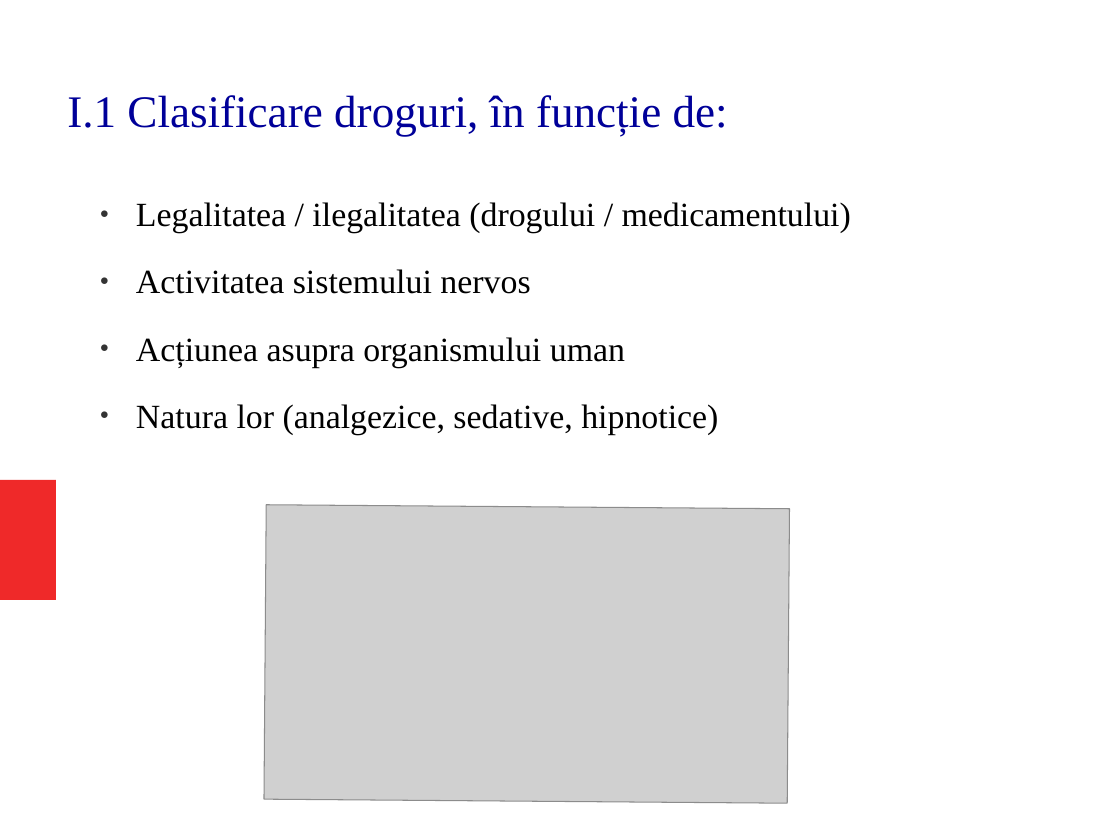
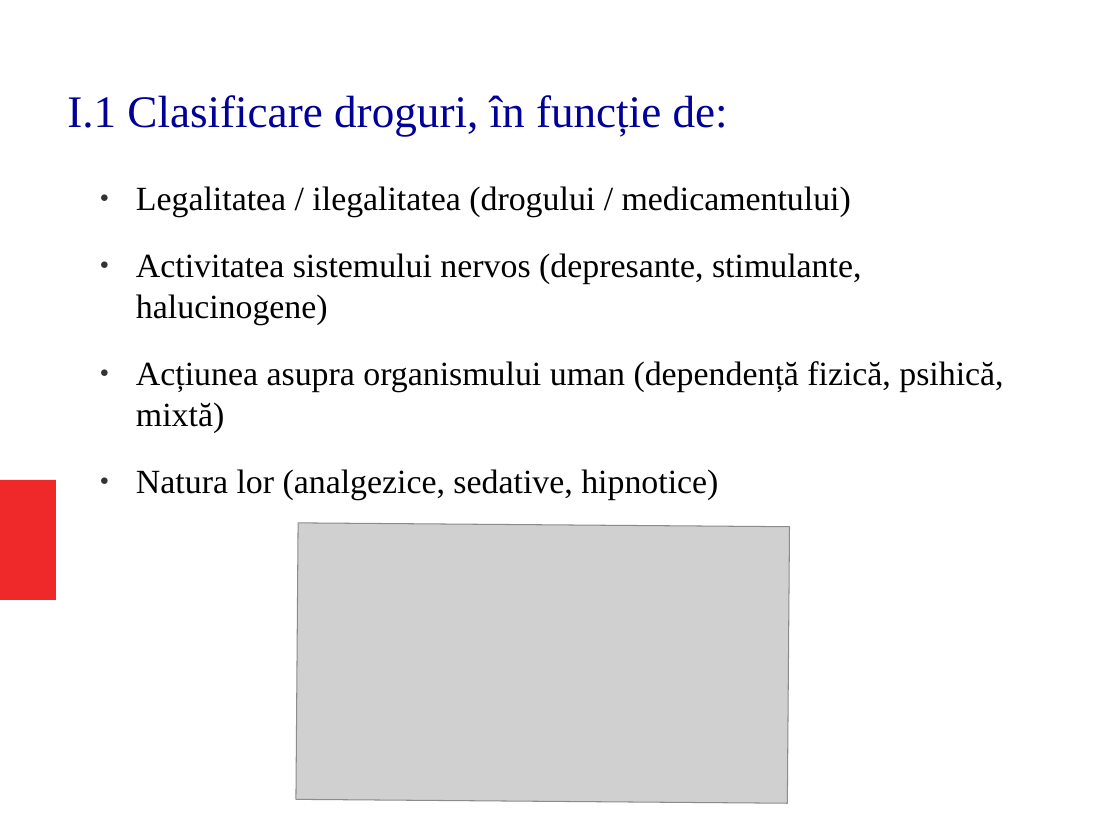
Before and after one commit to mVeronica/licenta, a slide deck: slide 3 of Licenta2017HolocaMihaelaVeronica/Prezentare.odp. Drawn at 1120x840 pixels with LibreOffice and Linux fonts; fonts in the diff are those of the drawing; grey boxes stand for pictures. Boxes give left, top, right and bottom in pixels: in the first picture for what was removed or moved away, otherwise in the second. Text is boxed around its words. In the diff, an @@ line names an element or a change of style, - is before the commit and + after.

Commit message:
Small change to presentation

```diff
--- a/Licenta2017HolocaMihaelaVeronica/Prezentare.odp
+++ b/Licenta2017HolocaMihaelaVeronica/Prezentare.odp
@@ text "Legalitatea / ilegalitatea (drogului / ...": place and size @@
-text "Legalitatea / ilegalitatea (drogului / ..." at <box>136,202,851,435</box>
+text "Legalitatea / ilegalitatea (drogului / ..." at <box>136,186,1003,500</box>
@@ text at <box>136,253,1003,433</box>: text changed @@
-● Activitatea sistemului nervos
-● Acțiunea asupra organismului uman
+● Activitatea sistemului nervos (depresante, stimulante, halucinogene)
+● Acțiunea asupra organismului uman (dependență fizică, psihică, mixtă)
@@ picture: place and size @@
-picture at <box>265,505,790,803</box>
+picture at <box>296,523,790,804</box>
```
Also in this commit, not shown: 1 other slide changed, 1 other file.
